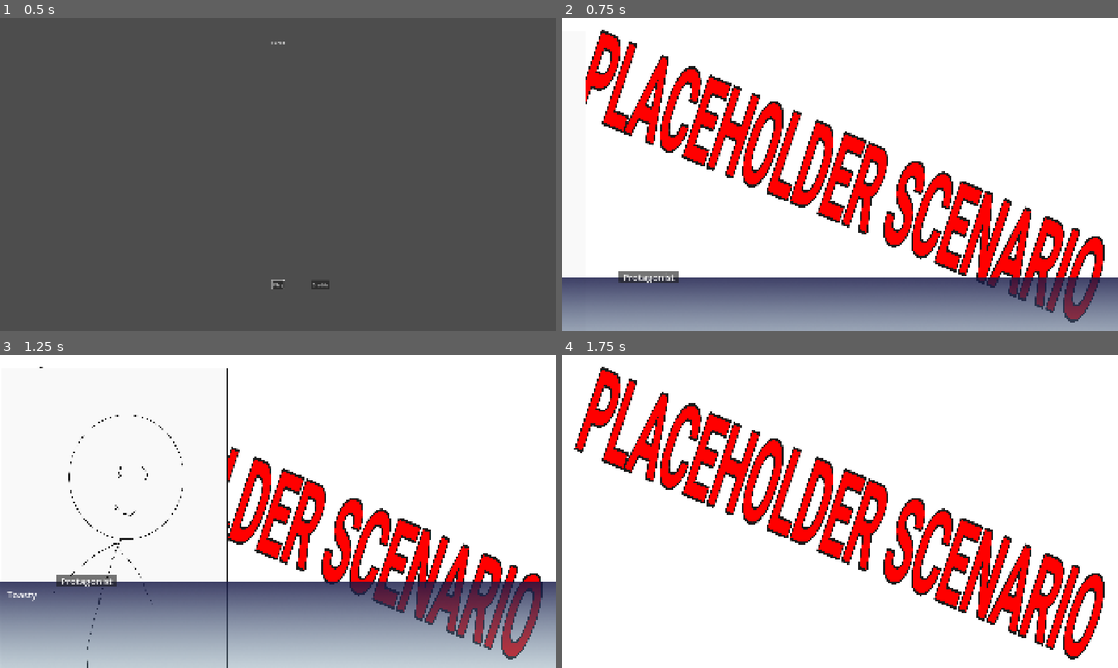
Above: before the commit, frames 1-4 (two rows, left to right).
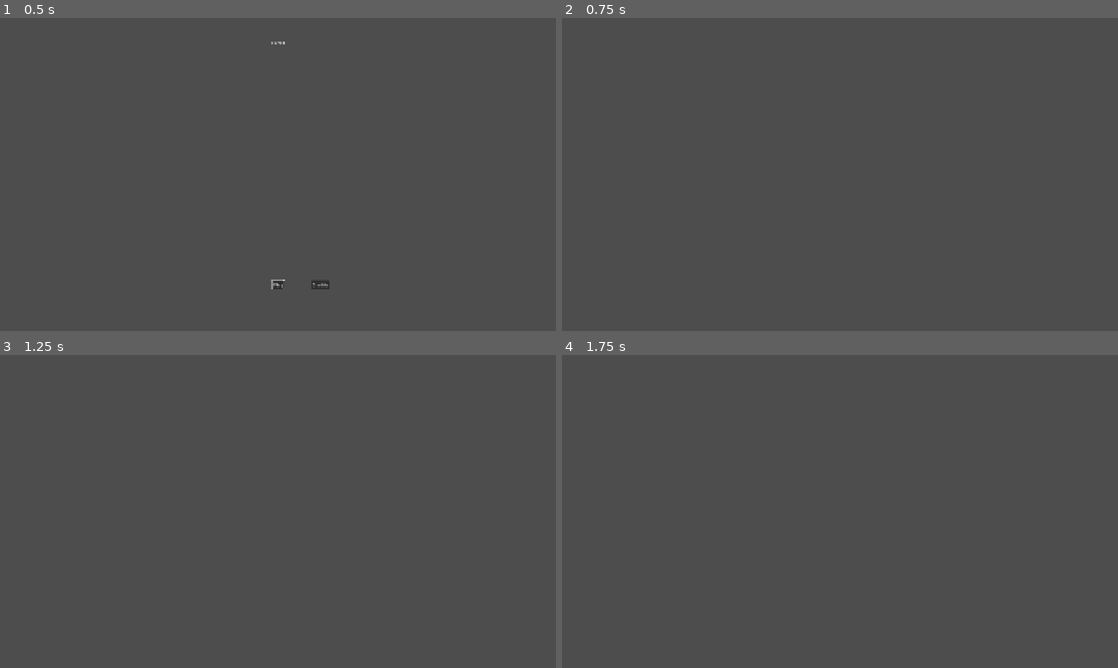
Above: after the commit, the same moments.

Repository: ricardobusta/globalgamejam2026
Game: Godot game, scene res://scenes/title.tscn
The game is run twice, just before and just after one commit, with the same random seed, the same clock (stepped at 60 frames per second) and the same inputs.
Inputs (mouse positions are in pixels of both pictures, inside the frame that each line leads up to):
- Up to frame 1 (0.5 s): no input
- Up to frame 2 (0.75 s): click "Play" at 0.5 s
- Up to frame 3 (1.25 s): no input
- Up to frame 4 (1.75 s): tap Enter (ui_accept) at 1.25, 1.52 s; move the mouse to (962, 495) at 1.27 s; click (962, 495) at 1.42 s

Frame 1 is identical in both runs. In frame 2, 100% of the frame differs, in the area x 0-100%, y 0-100%; in frame 3, 100%; in frame 4, 100%.
Error after the commit: Parse Error: Could not find type "ClickableRoot" in the current scope. (res://code/vn/gameplay_controller.gd:8)

Commit message:
Add assets and scripts for investigation parts

Diff:
--- a/furto/code/vn/gameplay_controller.gd
+++ b/furto/code/vn/gameplay_controller.gd
@@ -1,7 +1,15 @@
 extends Node
+
+class_name GameplayController
 
 @onready var vn_controller: VNController = $VNController
 @export var placeholder_location: String = "res://assets/locations/placeholder/placeholder_location.tscn"
+@export var placeholder_background_investigation_location: String = "res://assets/locations/placeholder_background_investigation/placeholder_background_investigation_location.tscn"
+var clicked: ClickableRoot = null
+
+func _init() -> void:
+	Engine.register_singleton(&"GameplayController", self)
+
 
 func _ready() -> void:
 	var fursuit_maker:= vn_controller.load_character("res://assets/characters/fursuit_maker/fursuit_maker.tscn")
@@ -24,6 +32,6 @@
 			break
 
 	await vn_controller.show_text("E todos viveram felizes para sempre", null)
-	await vn_controller.set_location(placeholder_location, 1.0)
-	await vn_controller.show_text("a", null)
-	await vn_controller.show_text("b", null)
+	await vn_controller.set_location(placeholder_background_investigation_location, 1.0)
+	#await vn_controller.show_text("a", null)
+	#await vn_controller.show_text("b", null)
Not shown: 2 places in furto/assets/locations/placeholder/placeholder_location.tscn that only renumber resources
Not shown, changed: furto/.gitignore
